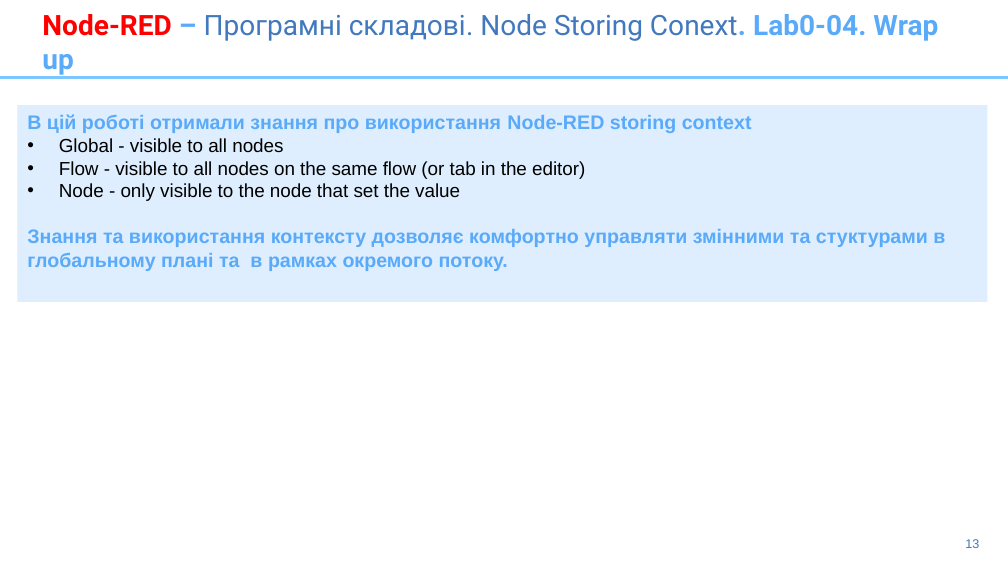
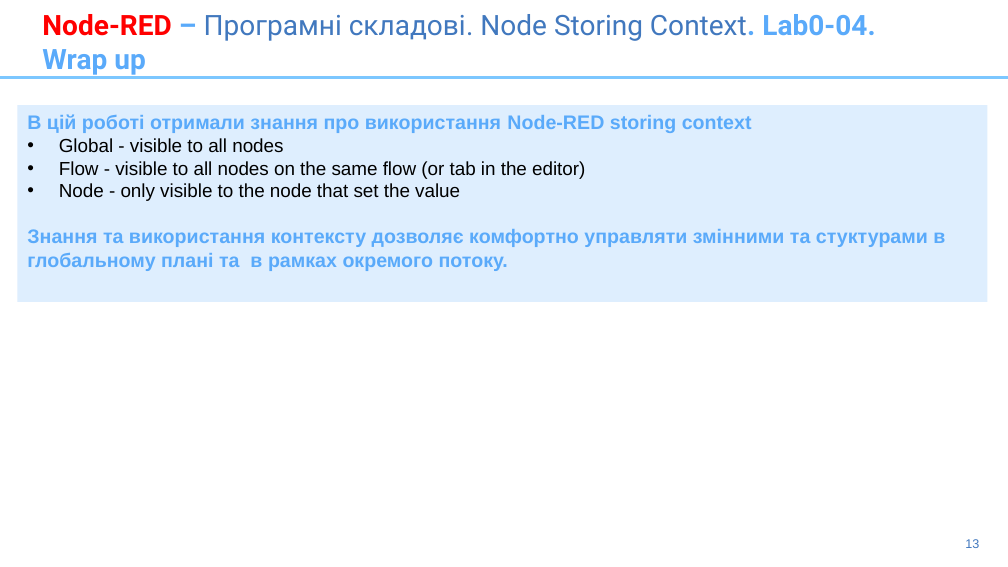
Before and after one commit to pavlo-shcherbukha/IBM-Node-Red-APP2020, a slide deck: slide 13 of presentation/2-Node-Red-2020-DeploymentOnCloud.pptx. Drawn at 1008x567 pixels with LibreOffice and Linux fonts; fonts in the diff are those of the drawing. Boxes give left, top, right and bottom in pixels: in the first picture for what was removed or moved away, otherwise in the second. Text is boxed around its words. In the diff, an @@ line names an element or a change of style, - is before the commit and + after.

```diff
--- a/presentation/2-Node-Red-2020-DeploymentOnCloud.pptx
+++ b/presentation/2-Node-Red-2020-DeploymentOnCloud.pptx
@@ title at (x1=42, y1=14, x2=875, y2=75): text changed @@
-Node-RED – Програмні складові. Node Storing Conext. Lab0-04. Wrap up
+Node-RED – Програмні складові. Node Storing Context. Lab0-04. Wrap up
```
Also in this commit, not shown: 2 other slides changed, 6 slides added, 1 other file.
